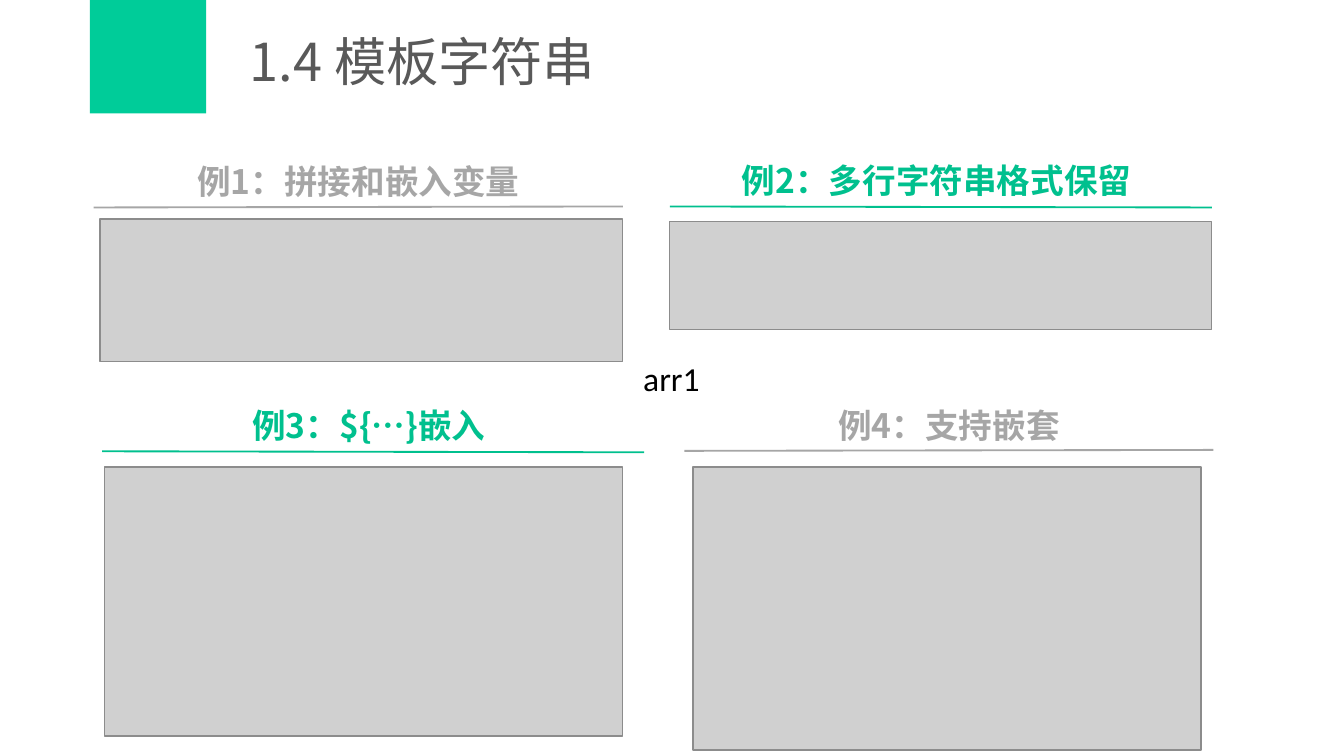
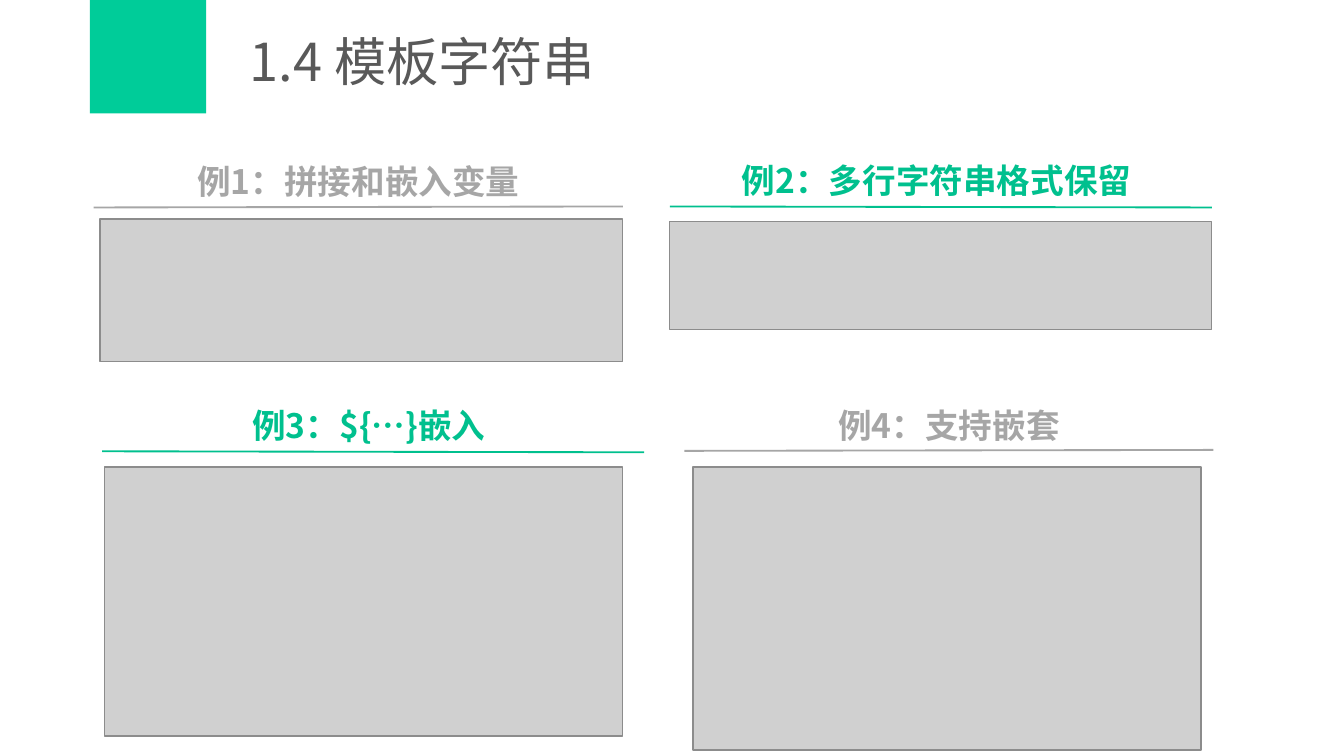
Before and after one commit to zhujiajia1984/studyDoc, a slide deck: slide 7 of 00_学习分享/学习分享_es6_less.pptx. Drawn at 1344x756 pixels with LibreOffice and Linux fonts; fonts in the diff are those of the drawing; grey boxes stand for pictures. Boxes give left, top, right and bottom in pixels: in the first picture for what was removed or moved away, otherwise in the second. Text is boxed around its words. In the diff, an @@ line names an element or a change of style, - is before the commit and + after.

```diff
--- a/00_学习分享/学习分享_es6_less.pptx
+++ b/00_学习分享/学习分享_es6_less.pptx
@@ text removed at (x1=643, y1=369, x2=699, y2=392) @@
-arr1
```
Also in this commit, not shown: 3 other slides changed, 6 slides added.
